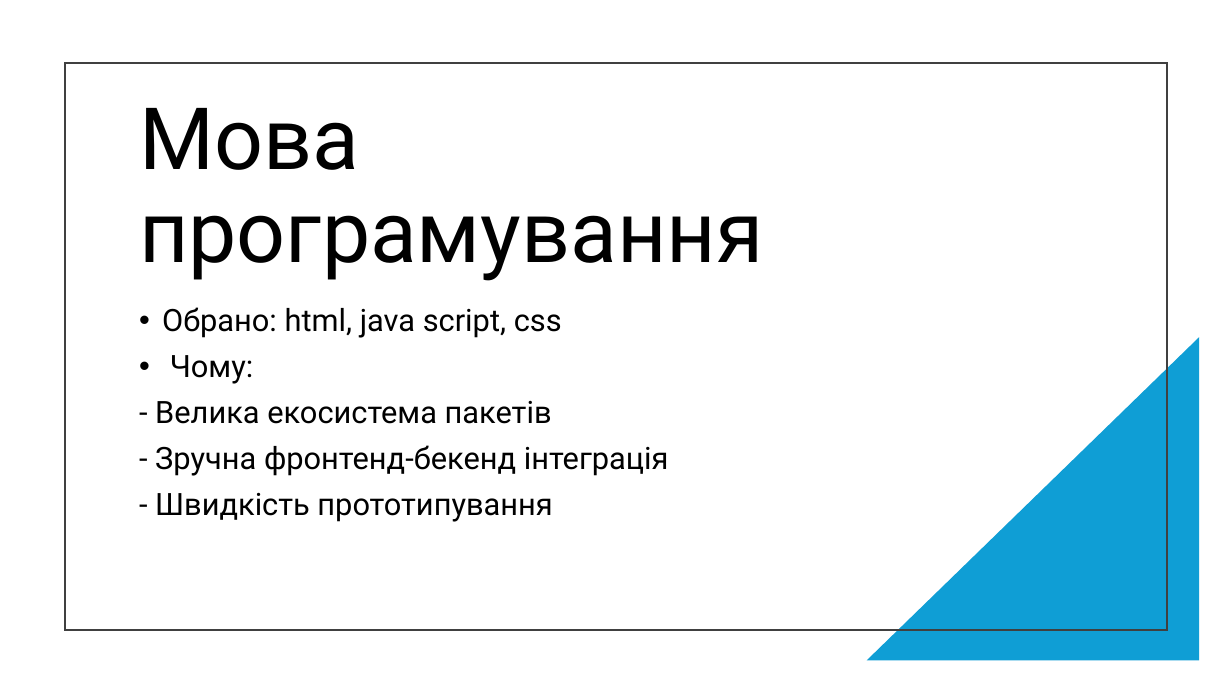
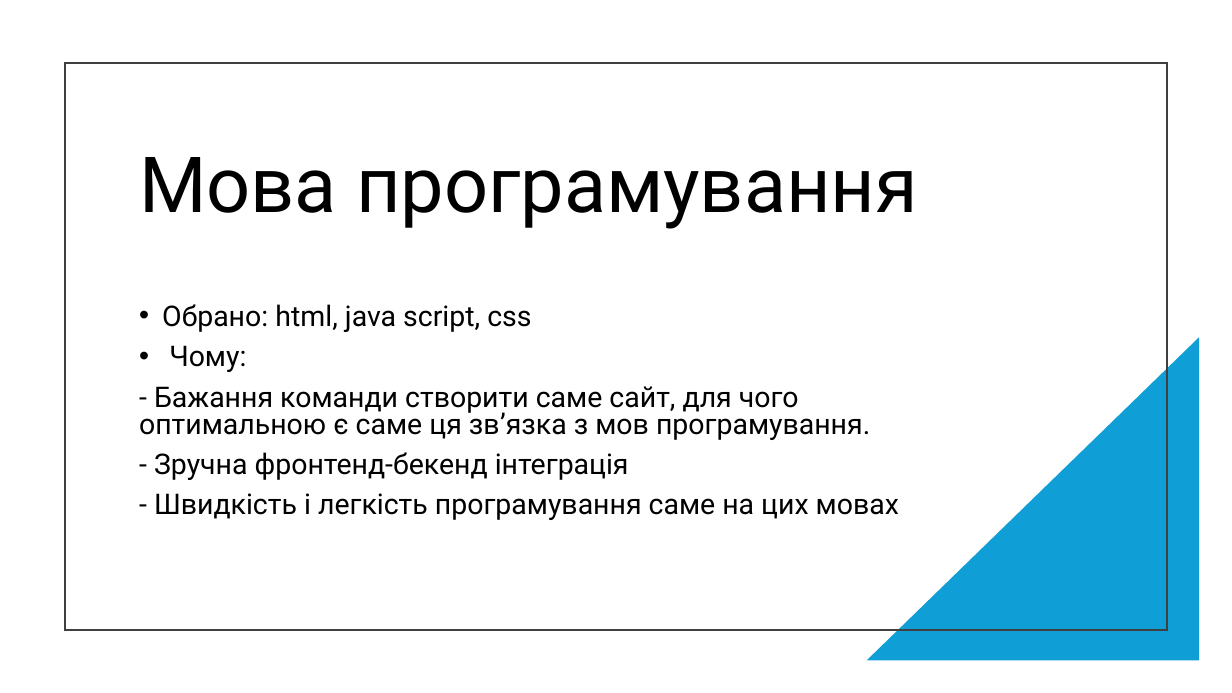
Before and after one commit to WhyTile/Unik-practice, a slide deck: slide 11 of Презентація.pptx (slide 7 before the commit). Drawn at 1232x693 pixels with LibreOffice and Linux fonts; fonts in the diff are those of the drawing. Boxes give left, top, right and bottom in pixels: in the first picture for what was removed or moved away, otherwise in the second. Text is boxed around its words. In the diff, an @@ line names an element or a change of style, - is before the commit and + after.

```diff
--- a/Презентація.pptx
+++ b/Презентація.pptx
@@ title "Мова програмування" at box(139, 157, 918, 229): size 67 to 60.3 pt @@
@@ text at box(154, 304, 629, 480): size 24 to 22.2 pt in "Обрано: html, java script, css", "Чому:", "- Зручна фронтенд-бекенд інтеграція"; line spacing 0.9 to 0.8 @@
@@ text at box(139, 386, 870, 440): text changed; size 24 to 22.2 pt @@
-- Велика екосистема пакетів
+- Бажання команди створити саме сайт, для чого оптимальною є саме ця зв’язка з мов програмування.
@@ text at box(154, 493, 899, 520): text changed; size 24 to 22.2 pt @@
-- Швидкість прототипування
+- Швидкість і легкість програмування саме на цих мовах
```
Also in this commit, not shown: 7 other slides changed, 6 slides added, 1 slide removed.
